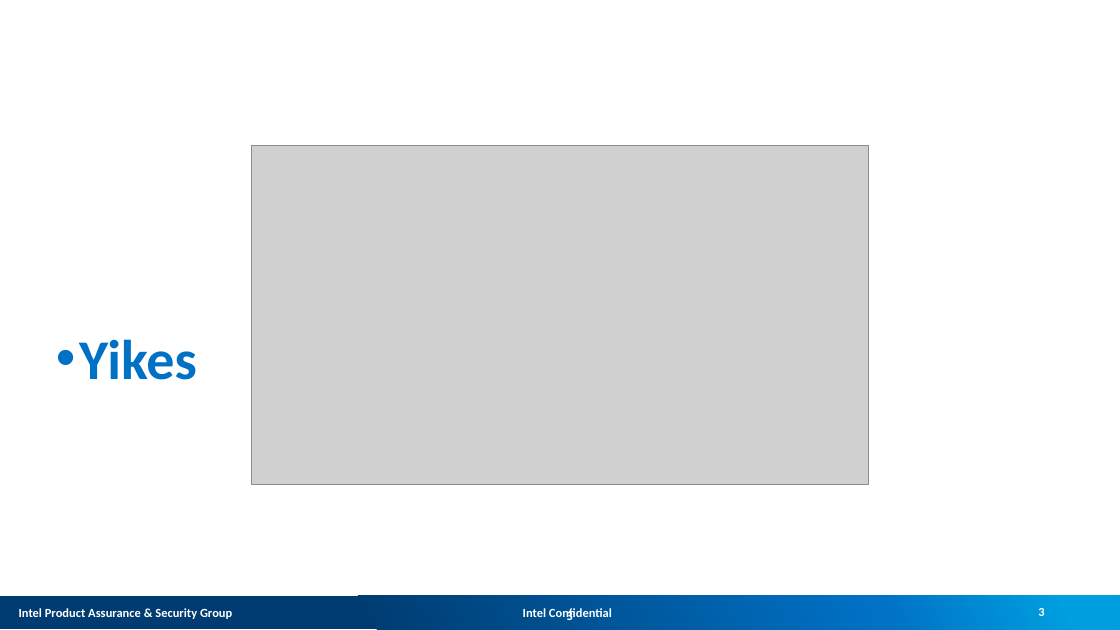
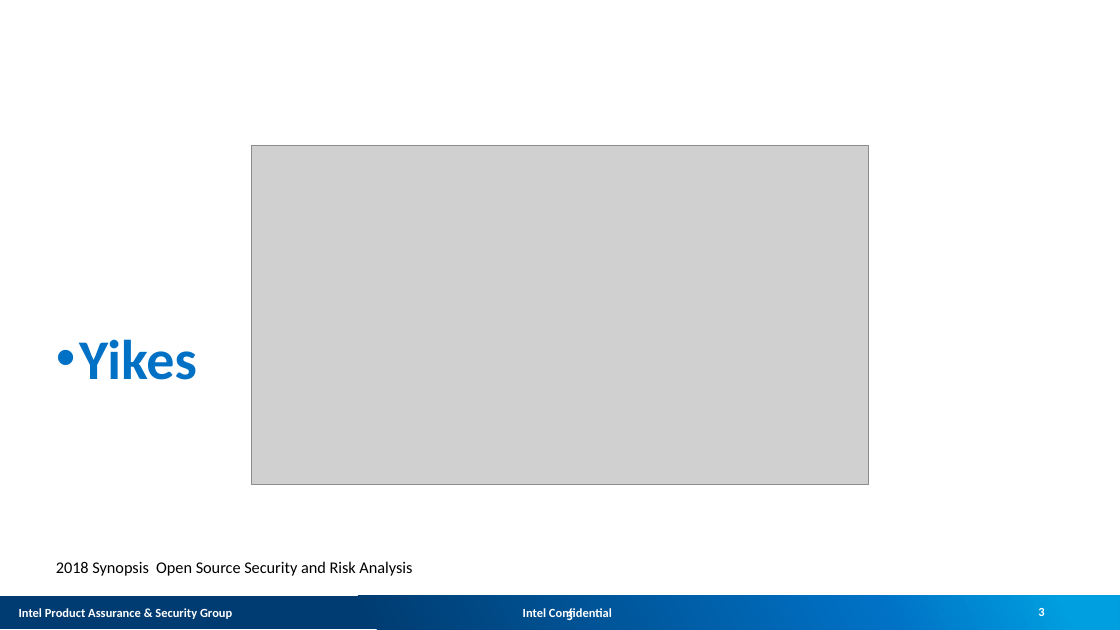
Before and after one commit to sec-princess/ChoosingOpenSource, a slide deck: slide 3 of SAFECode's Choosing Better Open Source.pptx. Drawn at 1120x630 pixels with LibreOffice and Linux fonts; fonts in the diff are those of the drawing; grey boxes stand for pictures; background and template pictures are left out. Boxes give left, top, right and bottom in pixels: in the first picture for what was removed or moved away, otherwise in the second. Text is boxed around its words. In the diff, an @@ line names an element or a change of style, - is before the commit and + after.

```diff
--- a/SAFECode's Choosing Better Open Source.pptx
+++ b/SAFECode's Choosing Better Open Source.pptx
@@ text added at <box>56,561,412,576</box>, 10.5 pt, text #000000 @@
+2018 Synopsis Open Source Security and Risk Analysis
```
Also in this commit, not shown: 6 slides removed, 1 other file.
